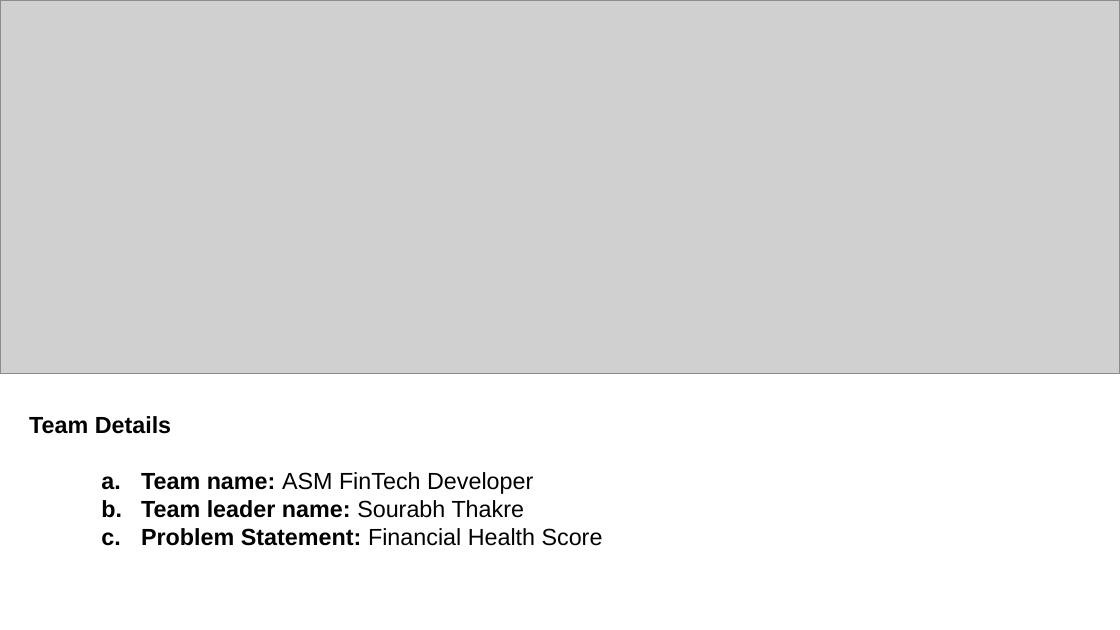
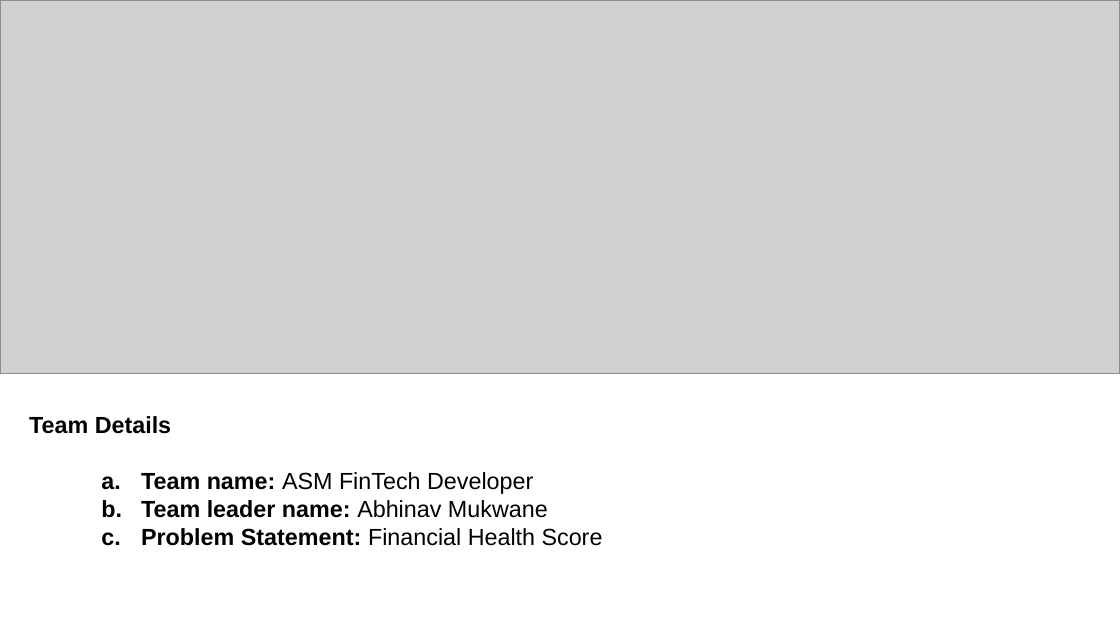
Before and after one commit to abhinavmukwane/FinRiskLensAI, a slide deck: slide 1 of Doc/Prototype Submission Deck _ IDBI Innovate.pptx. Drawn at 1120x630 pixels with LibreOffice and Linux fonts; fonts in the diff are those of the drawing; grey boxes stand for pictures. Boxes give left, top, right and bottom in pixels: in the first picture for what was removed or moved away, otherwise in the second. Text is boxed around its words. In the diff, an @@ line names an element or a change of style, - is before the commit and + after.

```diff
--- a/Doc/Prototype Submission Deck _ IDBI Innovate.pptx
+++ b/Doc/Prototype Submission Deck _ IDBI Innovate.pptx
@@ text at (141, 500, 548, 518): text changed @@
-  b. Team leader name: Sourabh Thakre
+  b. Team leader name: Abhinav Mukwane
```
Also in this commit, not shown: 7 other slides changed.
